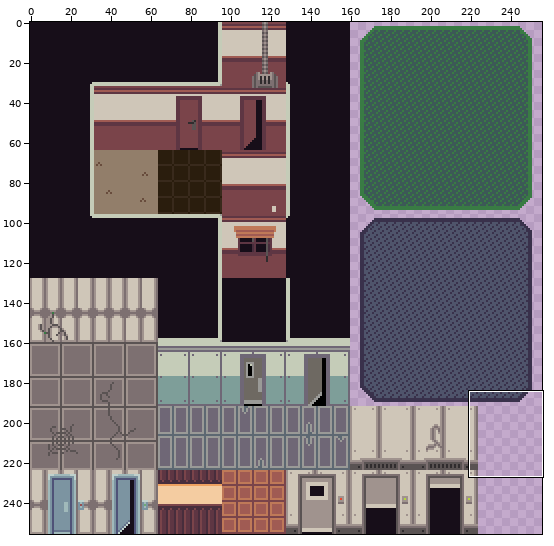
Sprite sheet, stored at EPQ Godot project - Testing environment/EPQ Godot project - Testing environment/Assets/PNGs/bgtiles.png. Above, an overview of the earlier version with the close-up marked.
Close-up. As it was:
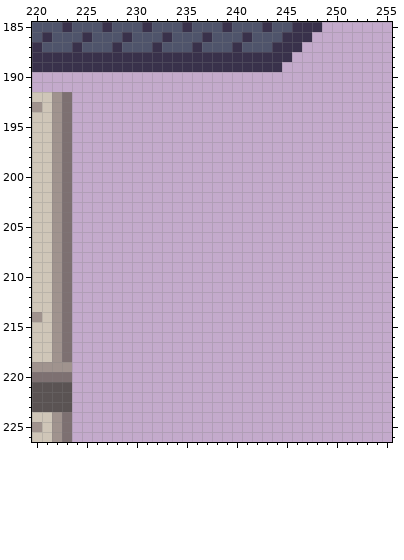
The file is 256x256 pixels. Colours within 5 levels of each other are drawn and written as one. Shown: x 220..255, y 185..226.
New version:
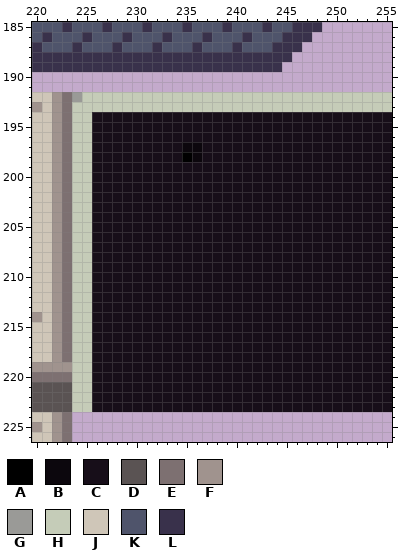
Palette (. is transparent): A #000000  B #0c070d  C #170e19  D #5a5353  E #7d7071  F #a0938e  G #9a9a97  H #c5ccb8  J #cfc6b8  K #4f546b  L #39314b
Change:
The edit adds colour A in row 198 at x 235.
The edit adds colour B in row 197 at x 235 to 236; in row 198 at x 236.
The edit adds colour C in rows 194 to 196 at x 226 to 255; in rows 197 to 198 at x 226 to 234 and 237 to 255; in rows 199 to 223 at x 226 to 255.
The edit adds colour G in row 192 at x 224.
The edit adds colour H in row 192 at x 225 to 255; in row 193 at x 224 to 255; in rows 194 to 223 at x 224 to 225.
